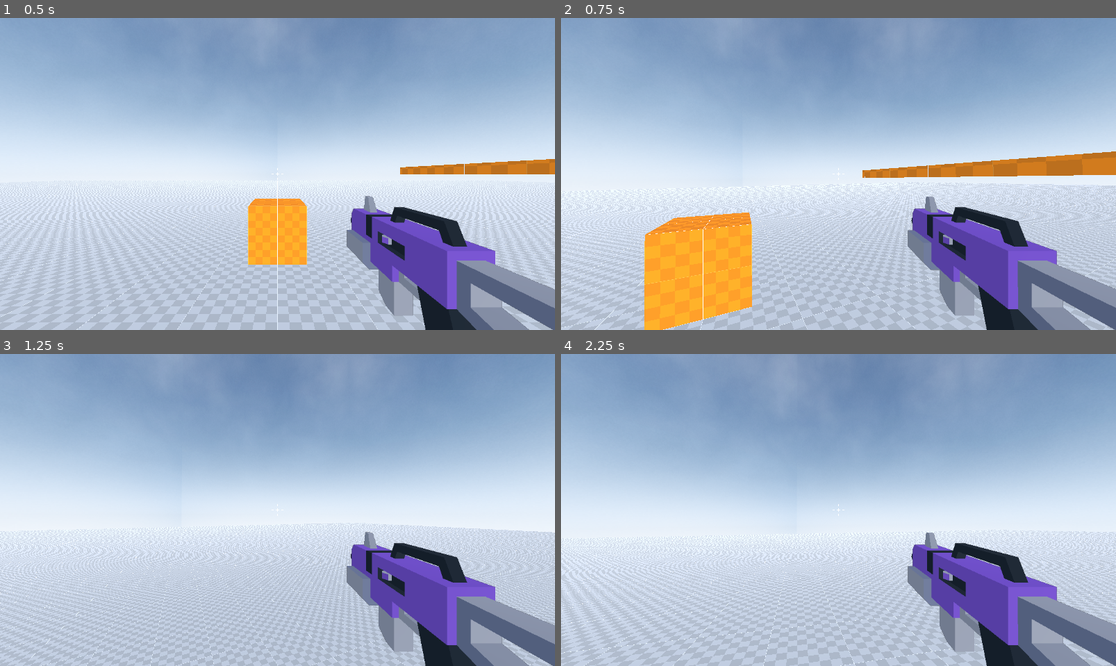
Above: before the commit, frames 1-4 (two rows, left to right).
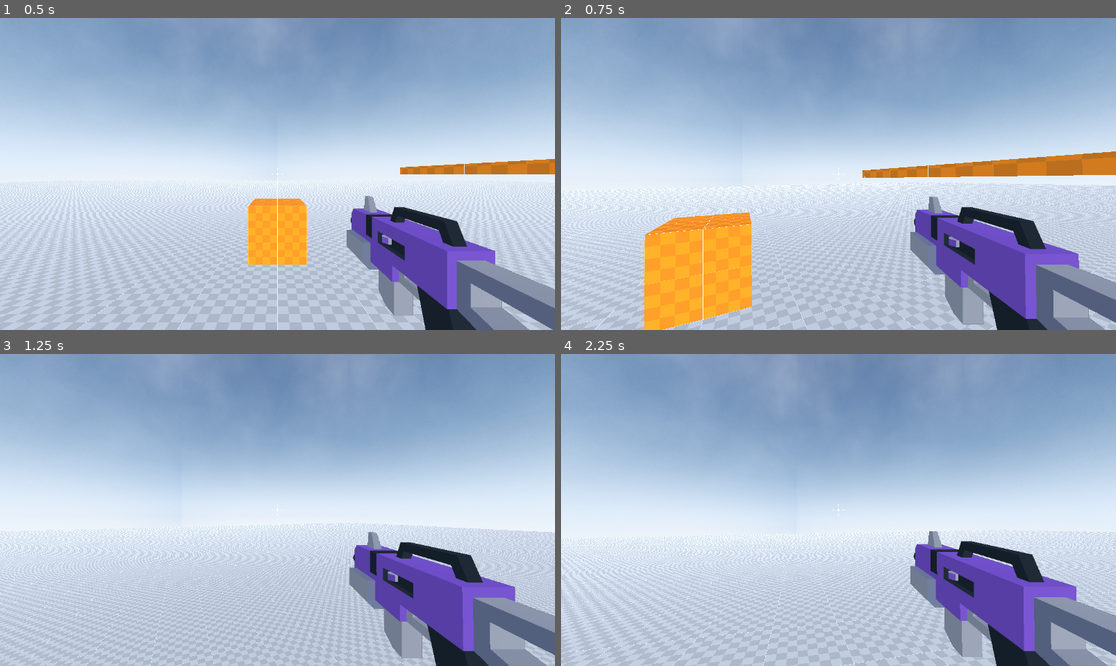
Above: after the commit, the same moments.

Repository: Emaleth/Anathema_old
Game: Godot game, scene res://world.tscn
Two runs of this game, one before a commit and one after it. Both use one fixed random seed, a clock stepped at 60 frames per second and the inputs below.
Inputs (mouse positions are in pixels of both pictures, inside the frame that each line leads up to):
- Up to frame 1 (0.5 s): no input
- Up to frame 2 (0.75 s): move the mouse to (866, 174) at 0.52 s; press the mouse at (866, 174) at 0.53 s; hold W (move_forward) from 0.53 s (still down)
- Up to frame 3 (1.25 s): keep holding W (move_forward); tap Space (jump) at 0.77 s
- Up to frame 4 (2.25 s): keep holding W (move_forward); move the mouse to (810, 510) at 1.27 s; release the mouse at (810, 510) at 1.28 s; tap C (crouch) at 1.35 s; tap Space (jump) at 1.52 s; click (810, 510) at 1.55 s; move the mouse to (849, 503) at 2.02 s; press the mouse at (849, 503) at 2.03 s

Frame 1 is identical in both runs. In frame 2, 4.7% of the frame differs, in the area x 62-100%, y 57-100%; in frame 3, 5.3%; in frame 4, 5.4%, in the area x 62-100%, y 56-100%.

Commit message:
Changes to be committed: 	new file:   assets/models/FPSArms.glb.import 	modified:   source/actors/player/player.gd 	modified:   source/actors/player/player.tscn 	new file:   source/fps_arms/fps_arms.gd 	new file:   source/fps_arms/fps_arms.tscn 	modified:   source/weapons/blaster_d.gd 	modified:   source/weapons/blaster_d.tscn

Diff:
--- a/source/actors/player/player.gd
+++ b/source/actors/player/player.gd
@@ -65,6 +65,7 @@
 var sprinting := false
 var adsing := false
 var weapon : Node3D
+@onready var fps_arms := $UpperBody/Head/FPSArms
 
 
 signal sig_ads
@@ -74,6 +75,14 @@
 func _ready():
 	Input.mouse_mode = Input.MOUSE_MODE_CAPTURED
 	weapon = right_hand.get_child(0) # tmp
+	arms_ik_setup()
+
+
+func arms_ik_setup():
+	fps_arms.right_arm_ik.target_node = right_hand.get_path()
+	fps_arms.left_arm_ik.target_node = left_hand.get_path()
+	fps_arms.right_arm_ik.start()
+	fps_arms.left_arm_ik.start()
 
 
 func _physics_process(delta):
--- a/source/actors/player/player.tscn
+++ b/source/actors/player/player.tscn
@@ -1,8 +1,9 @@
-[gd_scene load_steps=14 format=3 uid="uid://cruro5nbk2ds"]
+[gd_scene load_steps=15 format=3 uid="uid://cruro5nbk2ds"]
 
 [ext_resource type="Script" path="res://source/actors/player/player.gd" id="1_k454m"]
 [ext_resource type="Material" uid="uid://b5m5fyxd5eph1" path="res://assets/materials/green.tres" id="2_qg5ep"]
 [ext_resource type="AudioStream" uid="uid://d3jm7hucgkrb3" path="res://assets/sounds/jump.wav" id="3_hyc5u"]
+[ext_resource type="PackedScene" uid="uid://clj7ettt1jwp8" path="res://source/fps_arms/fps_arms.tscn" id="5_ddpc4"]
 [ext_resource type="PackedScene" uid="uid://2waksyqjviqx" path="res://source/weapons/blaster_d.tscn" id="5_x72aw"]
 
 [sub_resource type="CapsuleShape3D" id="CapsuleShape3D_sq2cy"]
@@ -314,5 +315,8 @@
 [node name="LeftHand" type="Marker3D" parent="UpperBody/Head"]
 transform = Transform3D(1, 0, 0, 0, 1, 0, 0, 0, 1, -0.4, -0.25, -0.6)
 
+[node name="FPSArms" parent="UpperBody/Head" instance=ExtResource("5_ddpc4")]
+visible = false
+
 [connection signal="child_entered_tree" from="UpperBody/Head/RightHand" to="." method="_on_right_hand_child_entered_tree"]
 [connection signal="child_entered_tree" from="UpperBody/Head/LeftHand" to="." method="_on_left_hand_child_entered_tree"]
--- /dev/null
+++ b/source/fps_arms/fps_arms.gd
@@ -0,0 +1,5 @@
+extends Node3D
+
+
+@onready var right_arm_ik := $Armature/Skeleton3D/RightArmIK
+@onready var left_arm_ik := $Armature/Skeleton3D/LeftArmIK
--- /dev/null
+++ b/source/fps_arms/fps_arms.tscn
@@ -0,0 +1,69 @@
+[gd_scene load_steps=3 format=3 uid="uid://clj7ettt1jwp8"]
+
+[ext_resource type="PackedScene" uid="uid://kfsyv0mlcmca" path="res://assets/models/FPSArms.glb" id="1_dk1xq"]
+[ext_resource type="Script" path="res://source/fps_arms/fps_arms.gd" id="2_pkfqw"]
+
+[node name="FPSArms" instance=ExtResource("1_dk1xq")]
+script = ExtResource("2_pkfqw")
+
+[node name="9mm shell" parent="." index="0"]
+visible = false
+
+[node name="_223 shell" parent="." index="1"]
+visible = false
+
+[node name="M9 Bayonet" parent="." index="2"]
+visible = false
+
+[node name="M9 Pistol" parent="." index="3"]
+visible = false
+
+[node name="M9 Pistol Mag" parent="." index="4"]
+visible = false
+
+[node name="M4 Carbine" parent="." index="5"]
+visible = false
+
+[node name="M4 Magazine" parent="." index="6"]
+visible = false
+
+[node name="MagLite" parent="." index="7"]
+visible = false
+
+[node name="Armature" parent="." index="8"]
+transform = Transform3D(-1, -7.54979e-08, 7.54979e-08, 7.54979e-08, 0, 1, -7.54979e-08, 1, 0, 0, 0, 0.5)
+
+[node name="RightArmIK" type="SkeletonIK3D" parent="Armature/Skeleton3D" index="1"]
+root_bone = &"R_colar"
+tip_bone = &"R_handTrack"
+
+[node name="LeftArmIK" type="SkeletonIK3D" parent="Armature/Skeleton3D" index="2"]
+root_bone = &"L_colar"
+tip_bone = &"L_handTrack"
+
+[node name="Cylinder_001" parent="." index="9"]
+visible = false
+
+[node name="_45 shell" parent="." index="10"]
+visible = false
+
+[node name="USP-CT" parent="." index="11"]
+visible = false
+
+[node name="USP-Magazine" parent="." index="12"]
+visible = false
+
+[node name="Scar" parent="." index="13"]
+visible = false
+
+[node name="Scar magazine" parent="." index="14"]
+visible = false
+
+[node name="EOTech" parent="." index="15"]
+visible = false
+
+[node name="Mossberg 500" parent="." index="16"]
+visible = false
+
+[node name="Shotgun shell" parent="." index="17"]
+visible = false
--- a/source/weapons/blaster_d.gd
+++ b/source/weapons/blaster_d.gd
@@ -1,25 +1,53 @@
 extends Node3D
 
+@export var ammo : int = 30
+@export var rof := 720.0 # per minute
 
-var rof := 360.0
 var rof_time := 0.0
-var flash_timer := 0.0
+var current_ammo : int = 0
+var rounds_per_second : float = 0.0
+
 @onready var muzzle_flash := $MuzzleFlash
-@onready var shot_audio := $AudioStreamPlayer3D
+@onready var shot_audio := $ShotSound
+@onready var reload_audio := $ReloadSound
+
 
 func _ready() -> void:
-		muzzle_flash.visible = false
-
+	muzzle_flash.visible = false
+	rounds_per_second = 60 / rof
+	current_ammo = ammo
 
 func _physics_process(delta: float) -> void:
 	rof_time += delta
-	flash_timer += delta
-	if muzzle_flash.visible and flash_timer > 0.02:
-		muzzle_flash.visible = false
+
 
 func use():
-	if 60 / rof <= rof_time:
-		rof_time = 0.0
-		flash_timer = 0.0
-		muzzle_flash.visible = true
-		shot_audio.play()
+	if current_ammo > 0:
+		if rounds_per_second <= rof_time:
+			shot_animation()
+			rof_time = 0.0
+			current_ammo -= 1
+
+
+func shot_animation():
+	var recoil_animation_time : float = min(rounds_per_second * 0.25, 0.05)
+	var recover_animation_time : float = min(rounds_per_second * 0.75, 0.15)
+	muzzle_flash.show()
+	shot_audio.pitch_scale = randf_range(0.95, 1.05)
+	shot_audio.play()
+	var tween = create_tween()
+	tween.tween_property( self, "position:z", randf_range(0.035, 0.045), recoil_animation_time ).set_trans(Tween.TRANS_SINE)
+	tween.parallel().tween_property( self, "position:y", randf_range(0.005, 0.015), recoil_animation_time ).set_trans(Tween.TRANS_SINE)
+	tween.parallel().tween_property( self, "position:x", randf_range(-0.005, 0.005), recoil_animation_time ).set_trans(Tween.TRANS_SINE)
+	tween.parallel().tween_property( self, "rotation:x", deg_to_rad( randf_range(-1.5, -0.5) ), recoil_animation_time ).set_trans(Tween.TRANS_SINE)
+
+	tween.tween_property( self, "position:z", 0.0, recover_animation_time ).set_trans(Tween.TRANS_SINE)
+	tween.parallel().tween_property( self, "position:y", 0.0, recover_animation_time ).set_trans(Tween.TRANS_SINE)
+	tween.parallel().tween_property( self, "position:x", 0.0, recover_animation_time ).set_trans(Tween.TRANS_SINE)
+	tween.parallel().tween_property( self, "rotation:x", 0.0, recover_animation_time ).set_trans(Tween.TRANS_SINE)
+	tween.parallel().tween_callback(muzzle_flash.hide)
+
+
+func reaload():
+	reload_audio.play()
+	current_ammo = ammo
--- a/source/weapons/blaster_d.tscn
+++ b/source/weapons/blaster_d.tscn
@@ -25,7 +25,7 @@
 transform = Transform3D(-1, 0, -8.74228e-08, 0, 1, 0, 8.74228e-08, 0, -1, 0, -0.174319, 0)
 metadata/_edit_lock_ = true
 
-[node name="AudioStreamPlayer3D" type="AudioStreamPlayer3D" parent="." index="1"]
+[node name="ShotSound" type="AudioStreamPlayer3D" parent="." index="1"]
 transform = Transform3D(1, 0, 0, 0, 1, 0, 0, 0, 1, 0, -0.134096, -0.432655)
 stream = ExtResource("3_ky6cp")
 max_polyphony = 10
@@ -35,3 +35,5 @@
 [node name="MuzzleFlash" type="MeshInstance3D" parent="." index="2"]
 transform = Transform3D(1, 0, 0, 0, -4.37114e-08, -1, 0, 1, -4.37114e-08, 0, -0.133489, -0.637451)
 mesh = SubResource("CylinderMesh_6vfhd")
+
+[node name="ReloadSound" type="AudioStreamPlayer3D" parent="." index="3"]
Not shown, added: assets/models/FPSArms.glb.import
